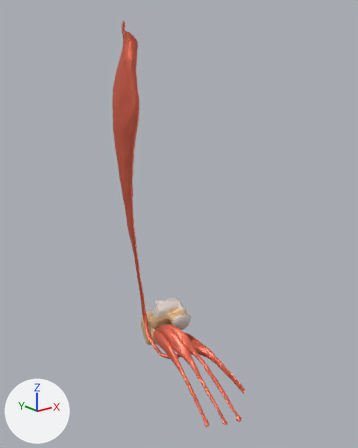
An edit to the glTF model public/muscle/models/foot.glb, drawn before and after from the same camera.
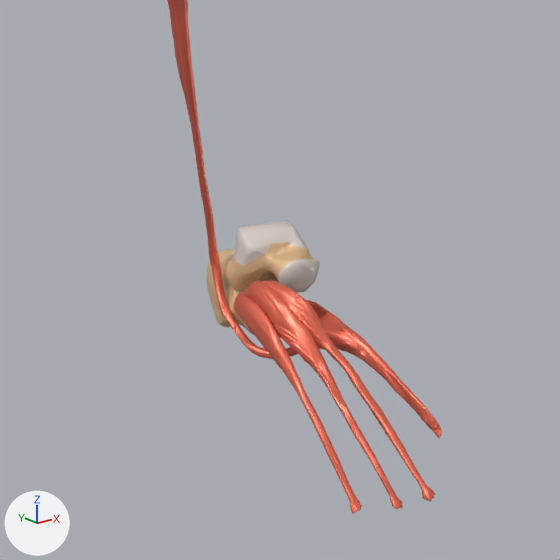
There are two pictures of each version: one whole from a camera (50 mm lens) standing at (-0.416, -0.409, 0.361) and looking at (-0.099, -0.013, 0.203), one close up on the part from 14% to 83% of the width and 45% to 100% of the height. The lights are fixed; the arrows at lower left show +X, +Y and +Z. The older version's two pictures come first.

In view in the first close-up: 'bone_calcaneus', 'bone_talus', 'muscle_abductor_hallucis', 'muscle_extensor_digitorum_brevis', 'muscle_peroneus_longus'.
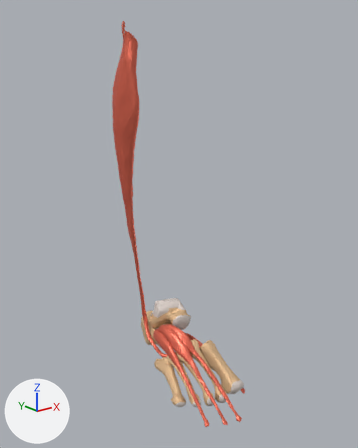
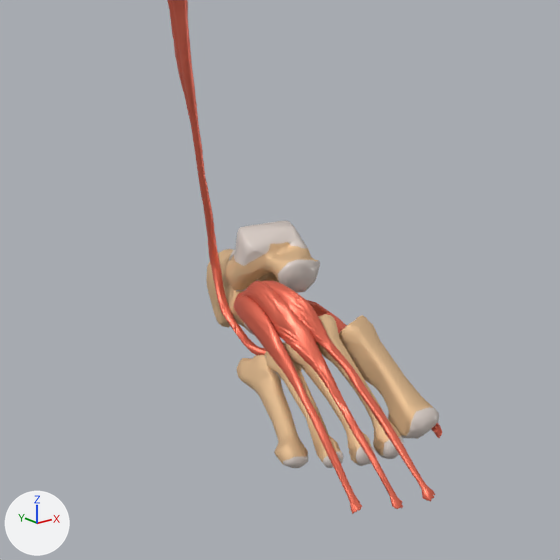
What differs and where, as boxes (x1, y1, x2, y2) in the close-ups (560 x 560 px):
'bone_metatarsals', added: after (237, 314, 439, 468)
    faces in mat_bone (beige #e7c397): (237, 314, 435, 465)
    faces in mat_cartilage (light grey #d9cec7): (249, 318, 439, 468)
'muscle_abductor_hallucis', unchanged, covered by the edit: (307, 300, 442, 438) in both

What changed in the scene script:
```text
Add me_bone_metatarsals:
    me_bone_metatarsals.from_pydata(...)  # 2122 vertices, 4224 faces; spans x -0.138..-0.0603, y -0.0852..0.014, z 0.0099..0.0634
    # faces by material slot: [3163, 1061]
    me_bone_metatarsals.materials.append(mat_bone)  # beige #e7c397
    me_bone_metatarsals.materials.append(mat_cartilage)  # light grey #d9cec7
Add ob_bone_metatarsals:
    ob_bone_metatarsals = bpy.data.objects.new('bone_metatarsals', me_bone_metatarsals)
    ob_bone_metatarsals.location = (0.0, 0.0, 0.0)
```
